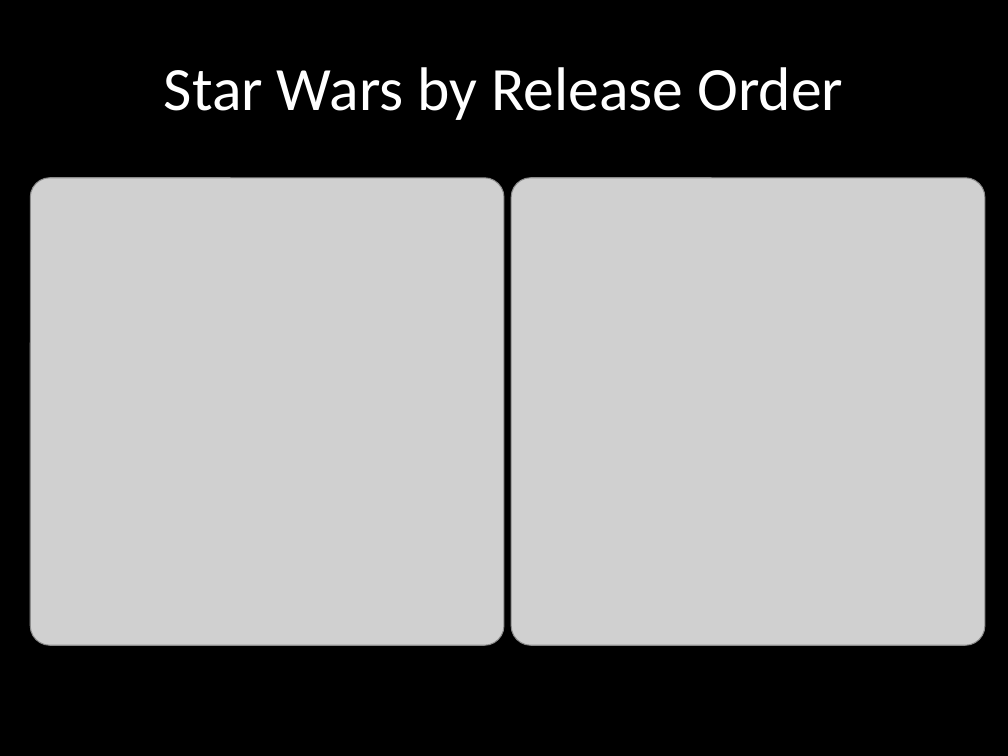
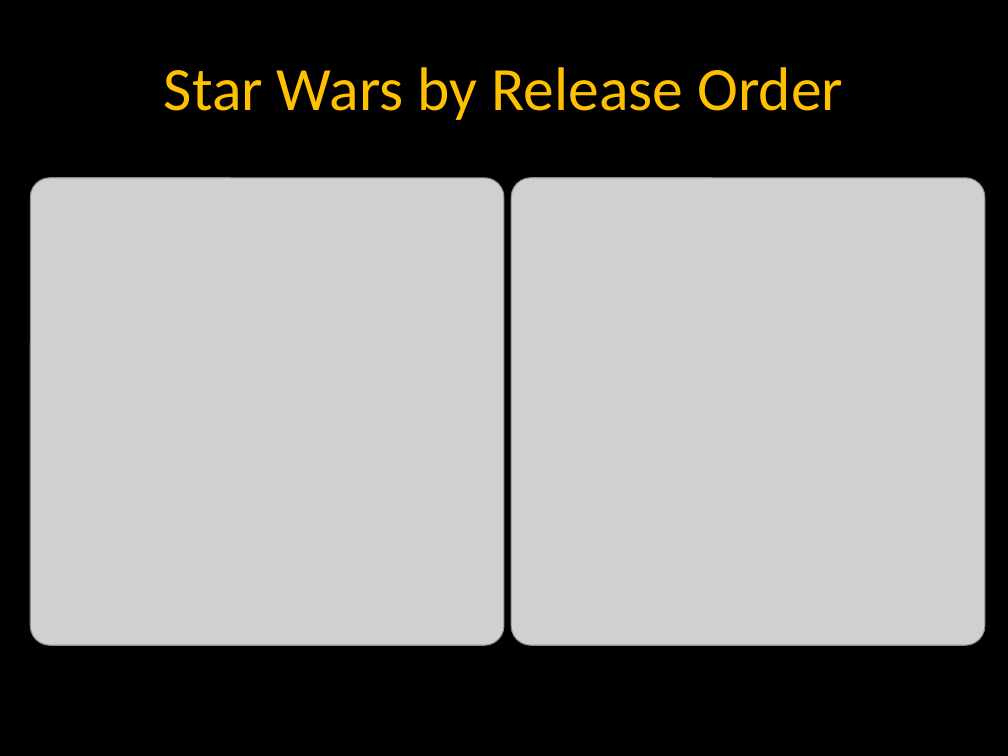
Before and after one commit to rkirsten88/Project1_RutgersBootCamp, a slide deck: slide 6 of STAR_WARS/Presentation.pptx (slide 5 before the commit). Drawn at 1008x756 pixels with LibreOffice and Linux fonts; fonts in the diff are those of the drawing; grey boxes stand for pictures; background and template pictures are left out. Boxes give left, top, right and bottom in pixels: in the first picture for what was removed or moved away, otherwise in the second. Text is boxed around its words. In the diff, an @@ line names an element or a change of style, - is before the commit and + after.

```diff
--- a/STAR_WARS/Presentation.pptx
+++ b/STAR_WARS/Presentation.pptx
@@ title "Star Wars by Release Order" at (164, 67, 843, 120): text colour #FFFFFF to #FFC000 @@
```
Also in this commit, not shown: 3 other slides changed, 5 slides added, 7 slides removed, 6 other files.
